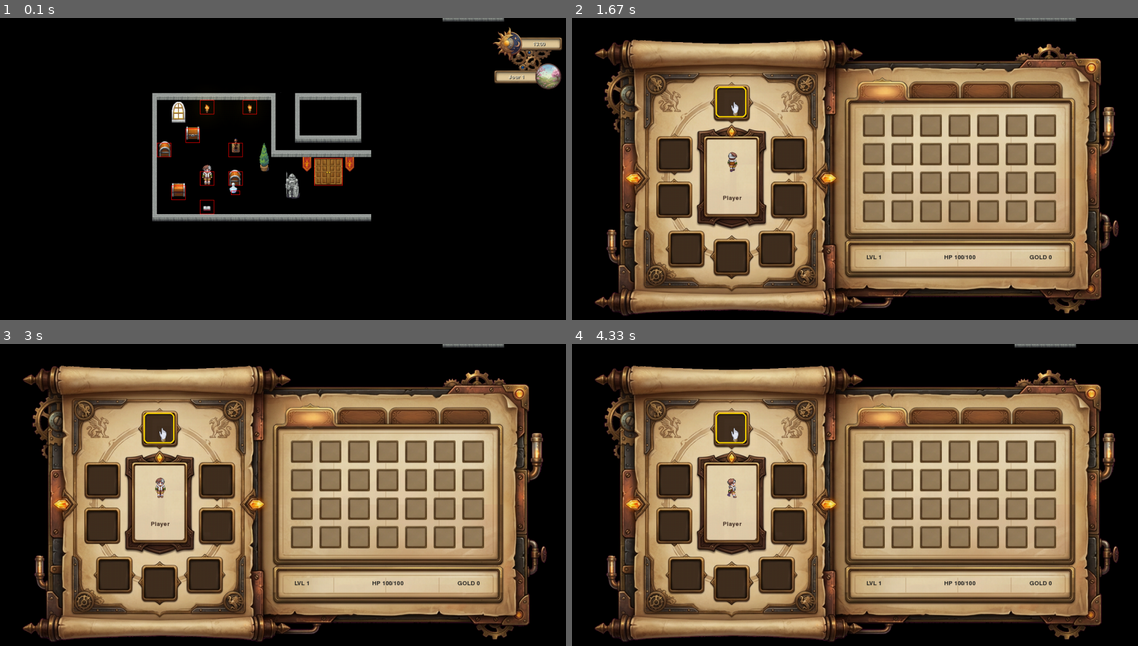
Above: before the commit, frames 1-4 (two rows, left to right).
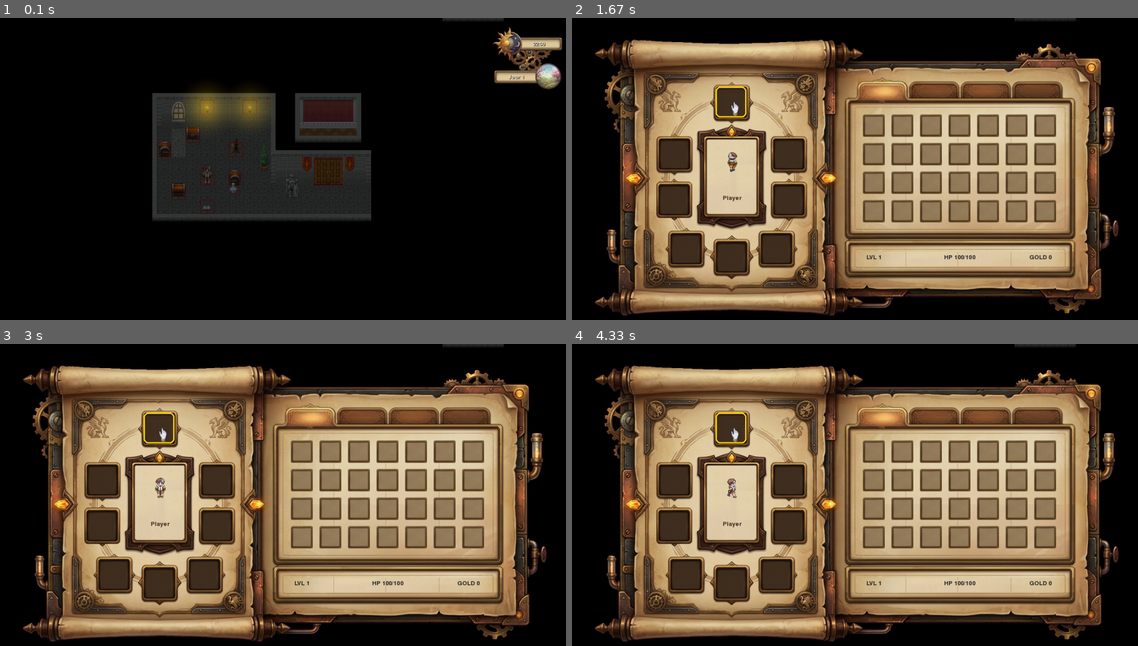
Above: after the commit, the same moments.

Repository: adrien-parasote/game
Game: pygame game, started from src/main.py
The game is run twice, just before and just after one commit, with the same random seed, the same clock (stepped at 60 frames per second) and the same inputs.
Inputs (mouse positions are in pixels of both pictures, inside the frame that each line leads up to):
- Up to frame 1 (0.1 s): no input
- Up to frame 2 (1.67 s): hold Right 0.33-0.8 s; tap I at 0.83 s; click (730, 102) at 1.22 s; hold Up from 1.5 s (still down)
- Up to frame 3 (3 s): release Up at 1.8 s; hold Right 1.83-2.3 s; hold Left 2.33-2.87 s; hold Down from 2.9 s (still down)
- Up to frame 4 (4.33 s): release Down at 3.2 s; hold Left 3.23-3.63 s; hold Up 3.67-4.03 s; hold Right from 4.07 s (still down)

The runs differ from the first frame. In frame 1, 15% of the frame differs, in the area x 26-96%, y 0-68%; in frame 2, 0.1%; in frame 3, 0.1%; in frame 4, 0.1%.

Commit message:
refactor: implement layer-based depth logic, update UI configuration, and reorganize item localization

Diff:
--- a/assets/langs/fr.json
+++ b/assets/langs/fr.json
@@ -12,13 +12,9 @@
     "99-debug_room-book": "Ceci est le livre de la salle de debug. Les mécaniques de coffres, leviers et portes sont pr …(208 unchanged characters)…
   },
   "items": {
-    "potion_red": {
-      "name": "Potion Rouge",
-      "description": "Une potion qui restaure 50 PV."
-    },
-    "sword_iron": {
-      "name": "Épée en Fer",
-      "description": "Une épée simple mais efficace."
+    "ether_potion": {
+      "name": "Potion de Soin",
+      "description": "Une potion rouge qui restaure 50 PV."
     }
   }
 }
--- a/gameplay.json
+++ b/gameplay.json
@@ -22,9 +22,6 @@
     "days_per_season": 30,
     "initial_season": 0
   },
-  "ui": {
-    "text_speed": 0.06
-  },
   "npc": {
     "speed": 40,
     "animation_speed": 8.0
--- a/settings.json
+++ b/settings.json
@@ -10,7 +10,7 @@
   "map": {
     "tile_size": 32,
     "map_size": 32,
-    "initial_hour": 13
+    "initial_hour": 22
   },
   "colors": {
     "background": "#000000"
@@ -21,12 +21,16 @@
   },
   "ui": {
     "cursor_size": 32,
-    "enable_failed_interaction_emote": false
+    "enable_failed_interaction_emote": false,
+    "text_speed": 0.05
   },
   "overlay": {
     "occlusion_alpha": 130
   },
   "fonts": {
-    "main": "assets/fonts/Pixel.ttf"
+    "main": "assets/fonts/Pixel.ttf",
+    "size_ui": 20,
+    "size_dialogue": 24,
+    "size_hud": 16
   }
 }
--- a/src/engine/game.py
+++ b/src/engine/game.py
@@ -351,7 +351,16 @@
                         break
                 if sample_tile_id != 0: break
 
-            depth = getattr(self.map_manager.tiles.get(sample_tile_id), "depth", 0) if sample_tile_id else 0
+            # Use name-based hint if available (e.g. "01-layer" -> depth 1)
+            layer_name = self.map_manager.layer_names.get(layer_id, "")
+            name_depth = None
+            if len(layer_name) >= 3 and layer_name[:2].isdigit() and layer_name[2] == "-":
+                name_depth = int(layer_name[:2])
+
+            if name_depth is not None:
+                depth = name_depth
+            else:
+                depth = getattr(self.map_manager.tiles.get(sample_tile_id), "depth", 0) if sample_tile_id else 0
 
             if depth <= self.player.depth:
                 surface = self.map_manager.get_layer_surface(layer_id, pygame)
